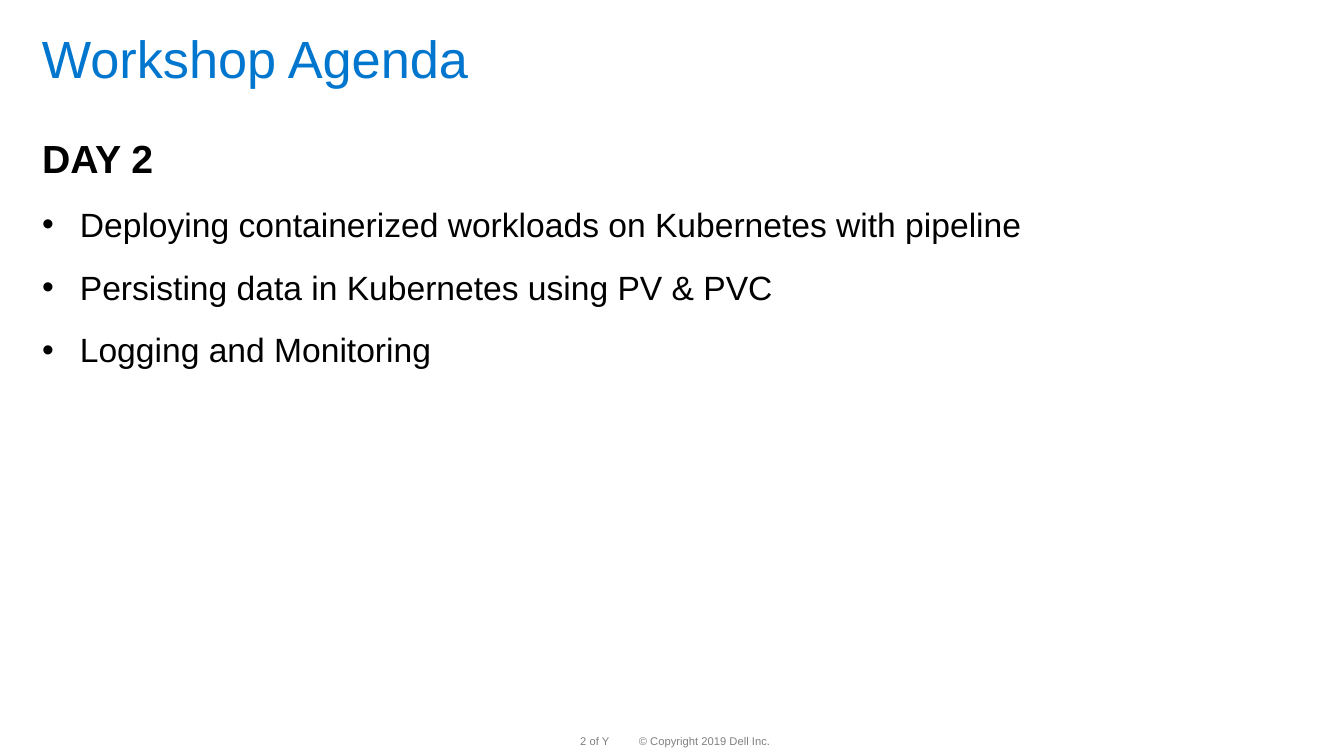
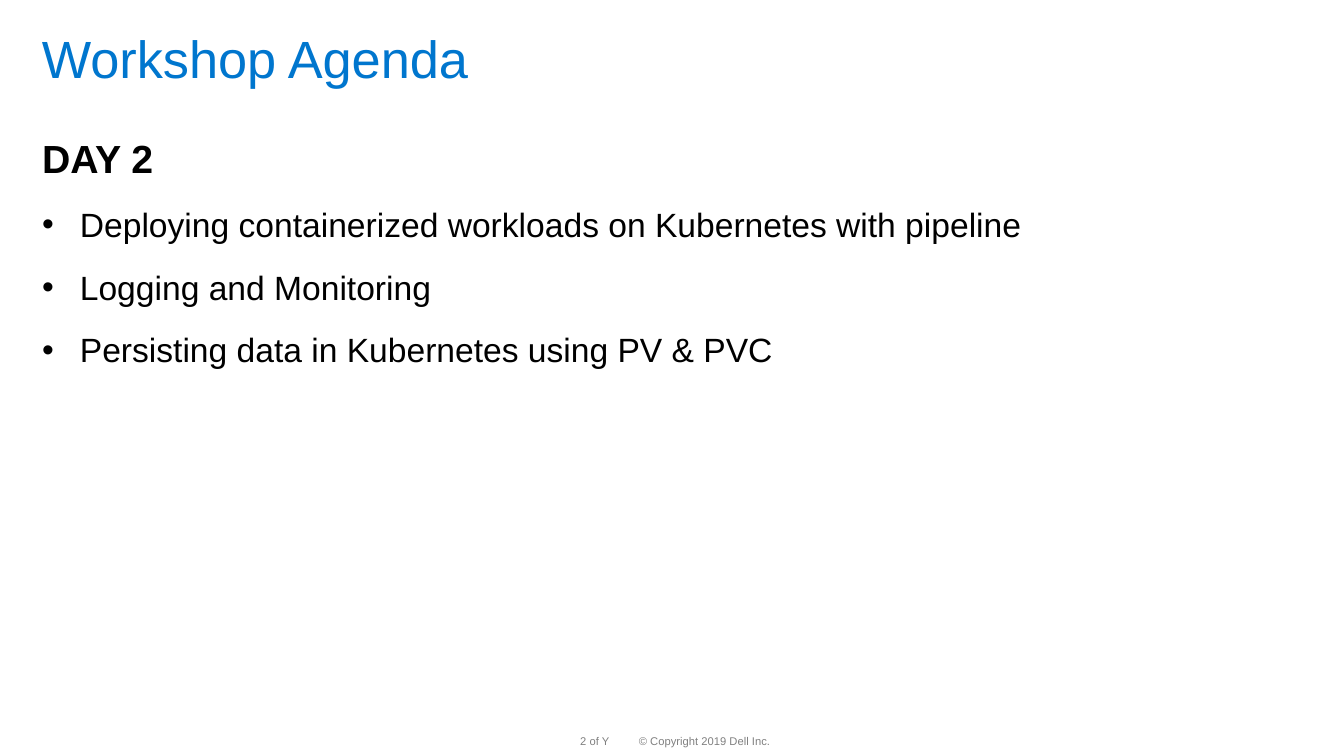
Before and after one commit to dteskubernetesworkshop/spring-boot-k8s-workshop, a slide deck: slide 2 of slides/k8 workshop deck-Day-2 -v 1.0D.pptx. Drawn at 1344x756 pixels with LibreOffice and Linux fonts; fonts in the diff are those of the drawing; background and template pictures are left out. Boxes give left, top, right and bottom in pixels: in the first picture for what was removed or moved away, otherwise in the second. Text is boxed around its words. In the diff, an @@ line names an element or a change of style, - is before the commit and + after.

Commit message:
slides updated

```diff
--- a/slides/k8 workshop deck-Day-2 -v 1.0D.pptx
+++ b/slides/k8 workshop deck-Day-2 -v 1.0D.pptx
@@ text at (80, 275, 431, 307): paragraph added @@
+• Logging and Monitoring
@@ text at (80, 337, 431, 369): paragraph removed @@
-• Logging and Monitoring
```
Also in this commit, not shown: 1 slide added.
